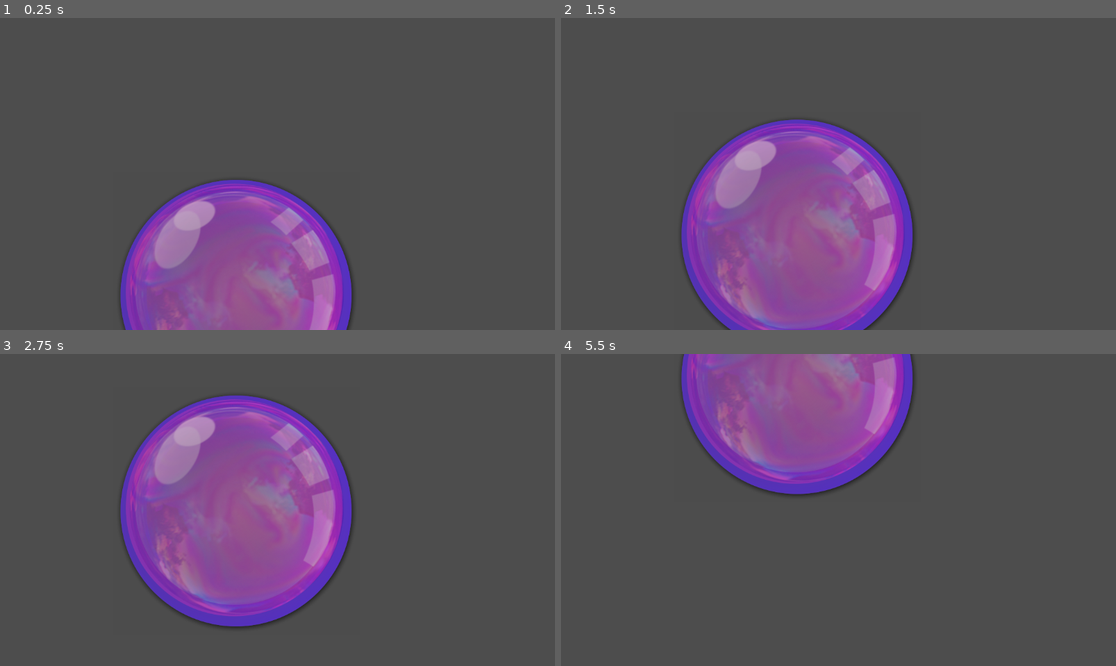
Above: before the commit, frames 1-4 (two rows, left to right).
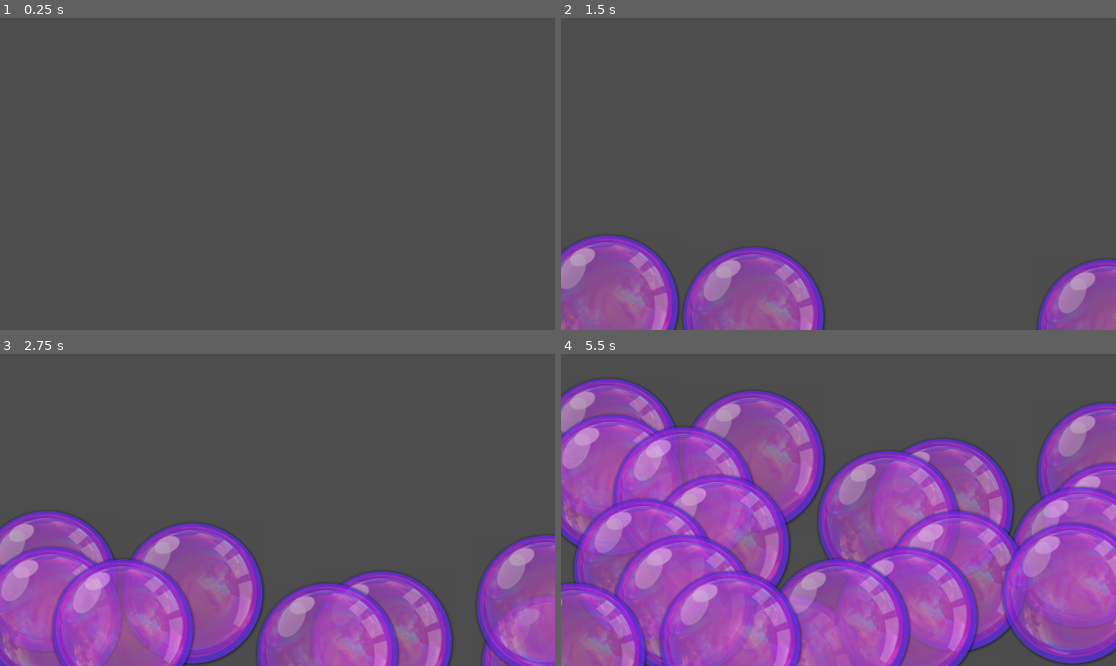
Above: after the commit, the same moments.

Repository: iluvsugargliders/bubble-pop
Game: Godot game, scene res://Main/Main.tscn
Same seed, same stepped clock (60 frames per second), same inputs: the game is played once before the commit and once after it.
Inputs:
- Up to frame 1 (0.25 s): no input
- Up to frame 2 (1.5 s): no input
- Up to frame 3 (2.75 s): no input
- Up to frame 4 (5.5 s): no input

The runs differ from the first frame. In frame 1, 17% of the frame differs, in the area x 21-64%, y 51-100%; in frame 2, 31%; in frame 3, 50%; in frame 4, 82%, in the area x 0-100%, y 0-100%.

Commit message:
Bubble making random numbrs

Diff:
--- a/Code/Bubble/Bubble.tscn
+++ b/Code/Bubble/Bubble.tscn
@@ -9,5 +9,6 @@
 [node name="Sprite2D" type="Sprite2D" parent="."]
 
 [node name="Bubble" type="Sprite2D" parent="."]
-position = Vector2(-10, 1)
+position = Vector2(-7.62939e-06, -1.00001)
+scale = Vector2(0.607422, 0.607422)
 texture = ExtResource("2_bg0bq")
--- a/Code/Main/Main.tscn
+++ b/Code/Main/Main.tscn
@@ -4,3 +4,6 @@
 
 [node name="Main" type="Node"]
 script = ExtResource("1_58wn0")
+
+[node name="Timer" type="Timer" parent="."]
+autostart = true
--- a/Code/Main/main.gd
+++ b/Code/Main/main.gd
@@ -2,20 +2,19 @@
 class_name Main
 
 const BUBBLE = preload("res://Bubble/Bubble.tscn")
+@onready var timer: Timer = $Timer
+
+
+func _ready() -> void:
+	#SpawnBubble()
+	timer.timeout.connect(OnTimedOut)
+	timer.wait_time = 0.25
+
+func OnTimedOut():
+	SpawnBubble()
+
 
 func SpawnBubble():
 	var bubble_instance = BUBBLE.instantiate()
-	bubble_instance.position = Vector2(500, 600)
-
-
+	bubble_instance.position = Vector2(randf_range(0, get_viewport().size.x), get_viewport().size.y)
 	add_child(bubble_instance)
-
-
-
-
-
-
-
-
-func _ready() -> void:
-	SpawnBubble()
